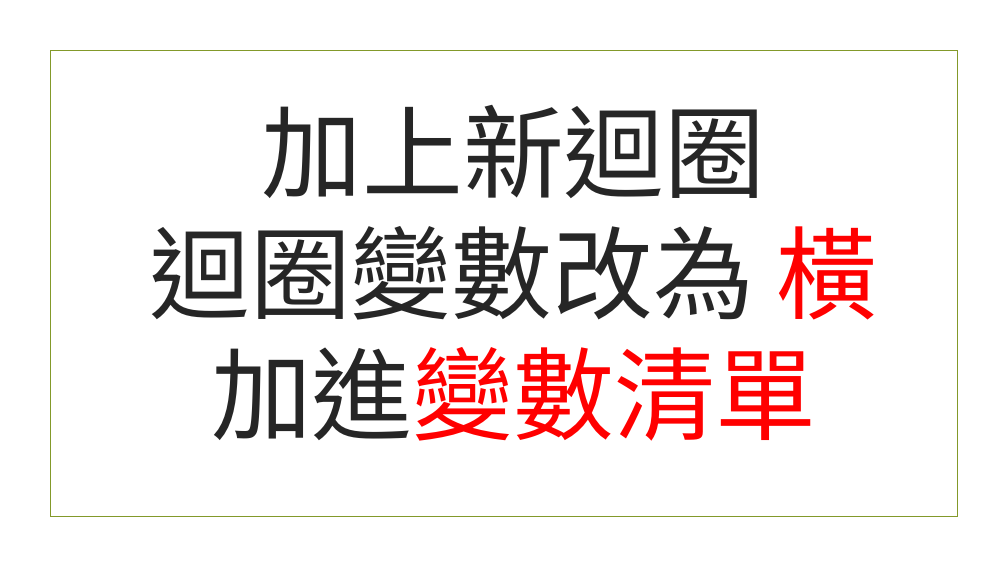
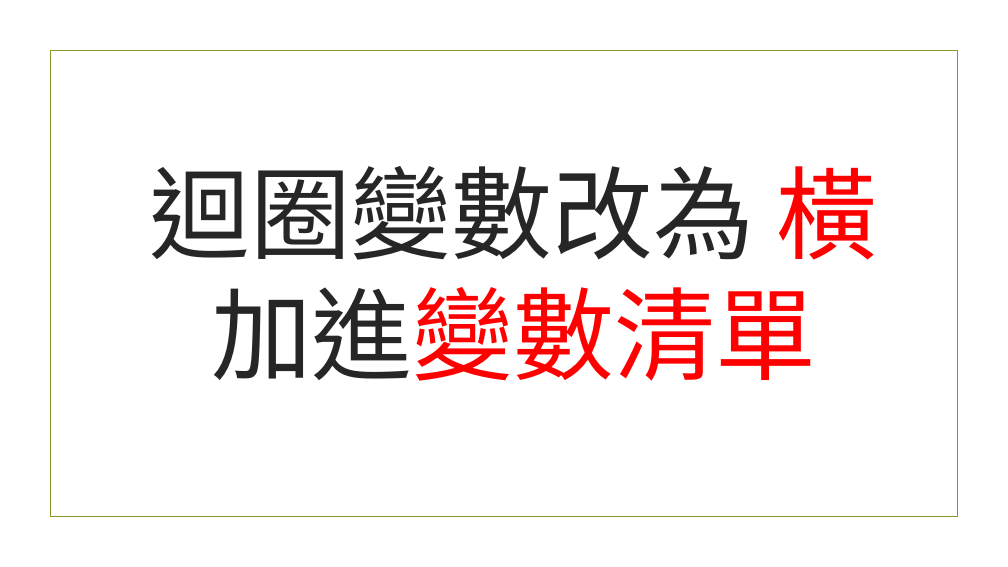
Before and after one commit to beardad1975/py4t, a slide deck: slide 27 of 課程資料/物理撞擊實驗室/物理撞擊實驗室簡報.pptx (slide 19 before the commit). Drawn at 1008x567 pixels with LibreOffice and Linux fonts; fonts in the diff are those of the drawing; background and template pictures are left out. Boxes give left, top, right and bottom in pixels: in the first picture for what was removed or moved away, otherwise in the second. Text is boxed around its words. In the diff, an @@ line names an element or a change of style, - is before the commit and + after.

```diff
--- a/課程資料/物理撞擊實驗室/物理撞擊實驗室簡報.pptx
+++ b/課程資料/物理撞擊實驗室/物理撞擊實驗室簡報.pptx
@@ title at box(149, 166, 878, 381): text changed @@
-加上新迴圈
-迴圈變數改為 橫
-加進變數清單
+迴圈變數改為 橫
+加進變數清單
```
Also in this commit, not shown: 20 other slides changed, 26 slides added, 8 slides removed, 9 other files.
